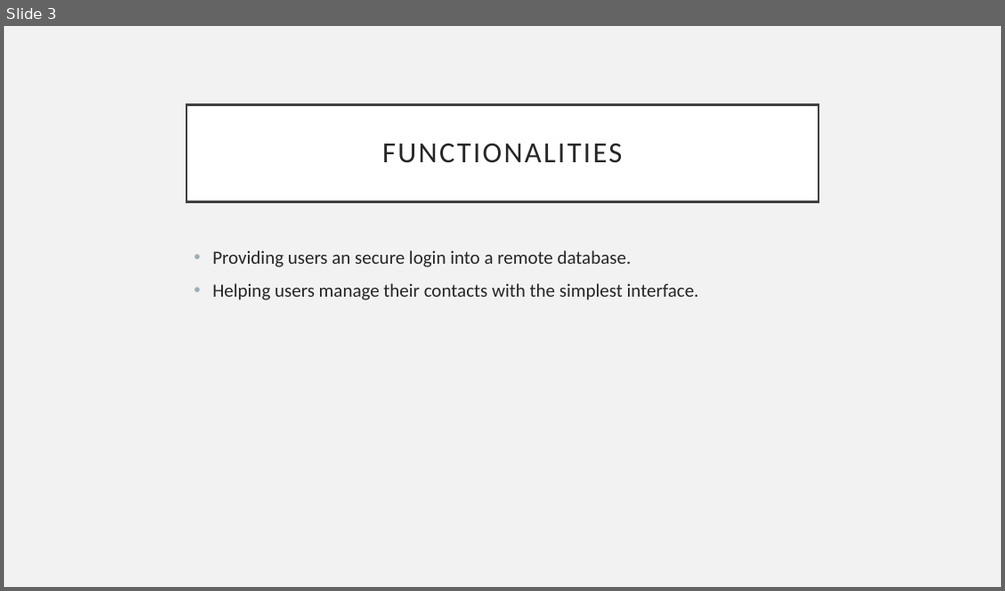
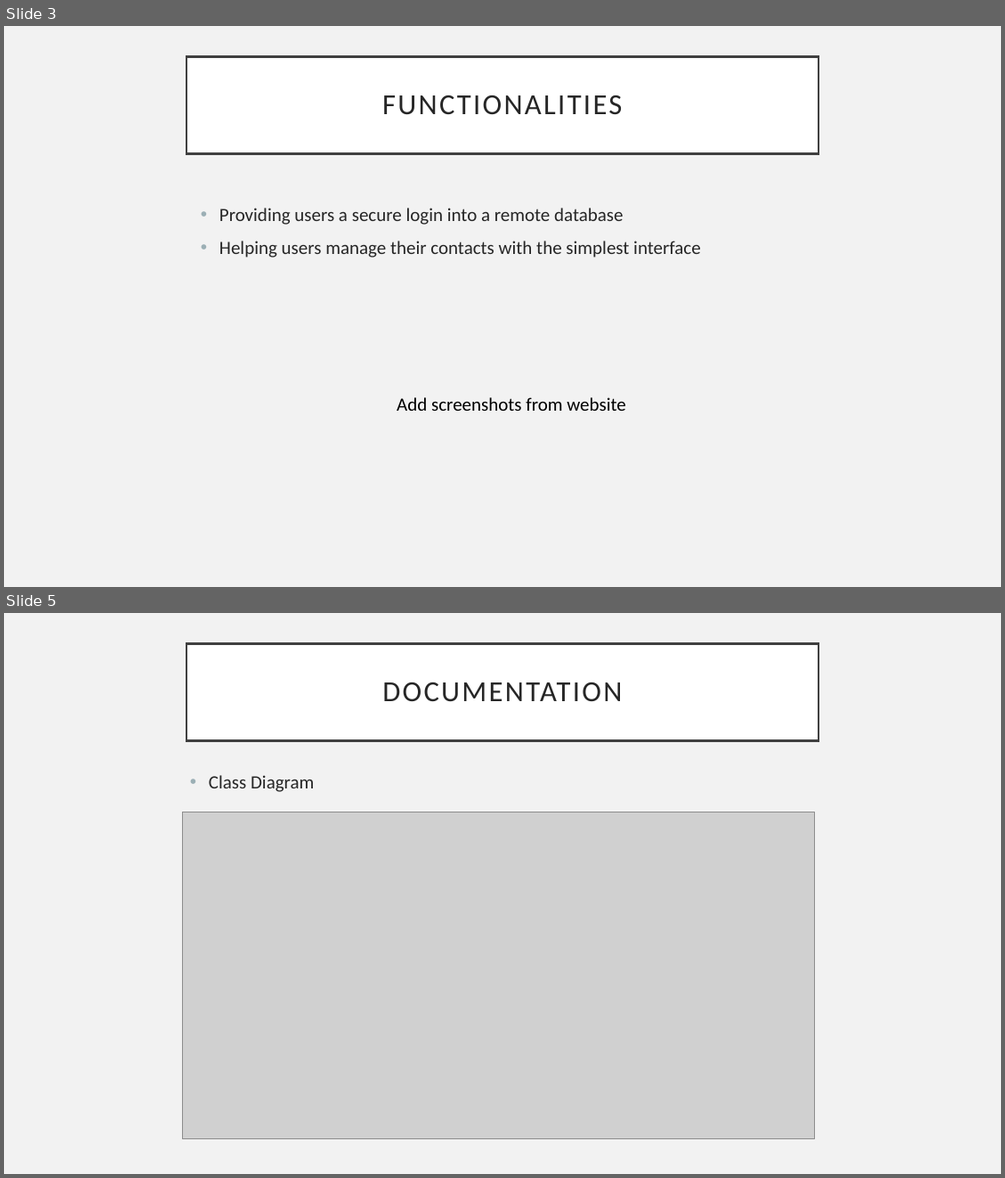
Before and after one commit to SudoKudo/P.O.O.P-Small-Project, a slide deck: SmallProject-Slides.pptx. Shown one above the other, each under a label of ours: slide 3 before the commit, slides 3 and 5 after it; the slides between them are not shown. The pictures are 1005x591 and 1005x1178 pixels, drawn with LibreOffice and Linux fonts; fonts in the diff are those of the drawing; grey boxes stand for pictures. Boxes give left, top, right and bottom in pixels: in the first picture for what was removed or moved away, otherwise in the second. Text is boxed around its words. In the diff, an @@ line names an element or a change of style, - is before the commit and + after.

```diff
--- a/SmallProject-Slides.pptx
+++ b/SmallProject-Slides.pptx
@@ slide 5 added at [4,613,1001,1174], background #F2F2F2 @@
@@ title added at [186,643,818,741], fill #FFFFFF, outline #404040 2.5 pt, 28 pt, text #262626 @@
+DOCUMENTATION
@@ text added at [209,775,314,792], 18 pt, text #262626 @@
+• Class Diagram
@@ picture added at [183,811,816,1139] @@
@@ slide 3 changed as well @@
@@ title "FUNCTIONALITIES": place and size @@
-title "FUNCTIONALITIES" at [186,104,818,201]
+title "FUNCTIONALITIES" at [186,56,818,154]
@@ text at [219,208,701,257]: text changed @@
-• Providing users an secure login into a remote database.
-• Helping users manage their contacts with the simplest interface.
+• Providing users a secure login into a remote database
+• Helping users manage their contacts with the simplest interface
@@ text added at [396,397,625,410], 18 pt, text #000000 @@
+Add screenshots from website
```
Also in this commit, not shown: 5 other slides changed, 3 other slides added, 5 slides removed.
